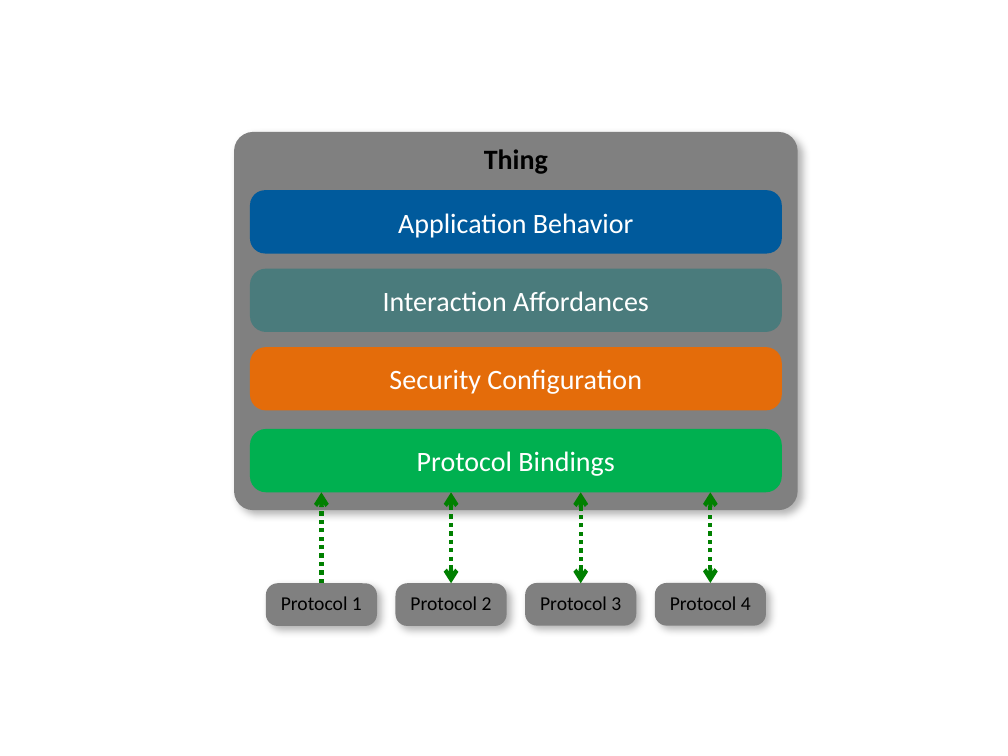
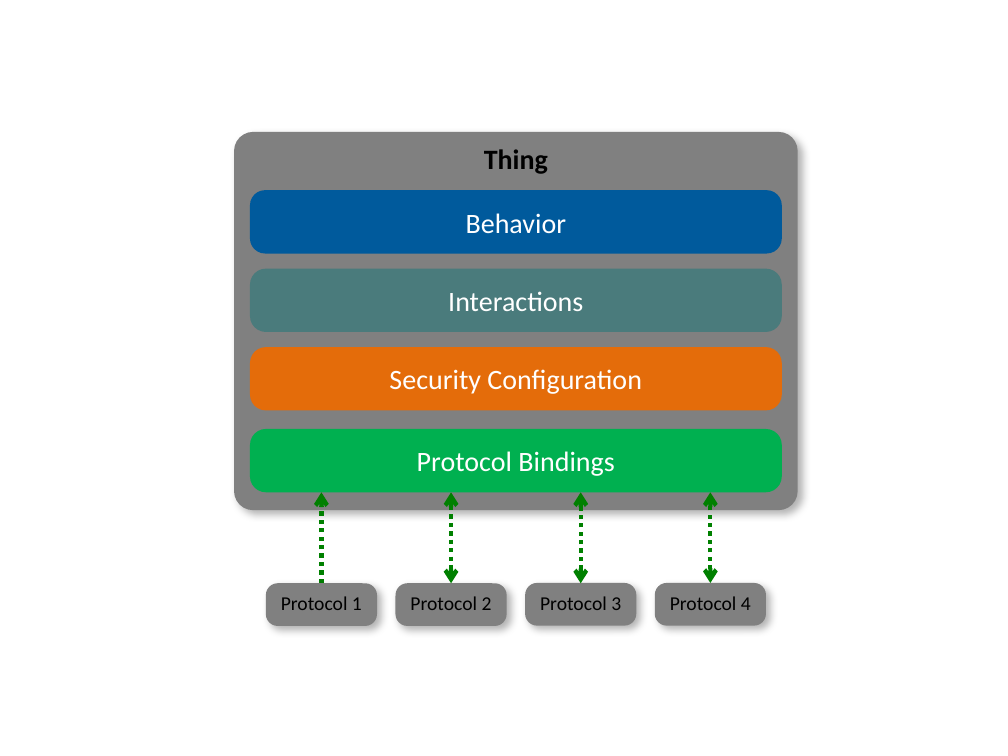
Before and after one commit to w3c/wot-architecture, a slide deck: slide 2 of images/wot-architecture-figures-new.pptx (slide 3 before the commit). Drawn at 1008x756 pixels with LibreOffice and Linux fonts; fonts in the diff are those of the drawing. Boxes give left, top, right and bottom in pixels: in the first picture for what was removed or moved away, otherwise in the second. Text is boxed around its words. In the diff, an @@ line names an element or a change of style, - is before the commit and + after.

Commit message:
New Figures
showing internal details and options for Thing implementation, with and without the scripting API.   Adds a new concept, the "Behavioral Agent" which has one of more execution contents inside it, said contexts OPTIONALLY supporting a WoT Runtime... or, alternatively, a native implementation.  The native implementation also shows the TD being provided externally by a Thing Directory (which will often, but not necessarily, be the case; certainly it will be the case when "retrofitting" an existing implementation you cannot modify).

```diff
--- a/images/wot-architecture-figures-new.pptx
+++ b/images/wot-architecture-figures-new.pptx
@@ text in rounded rectangle at (x1=466, y1=213, x2=566, y2=234): text changed @@
-Application Behavior
+Behavior
@@ text in rounded rectangle at (x1=448, y1=291, x2=583, y2=311): text changed @@
-Interaction Affordances
+Interactions
```
Also in this commit, not shown: 2 slides added, 1 slide removed, 2 other files.
